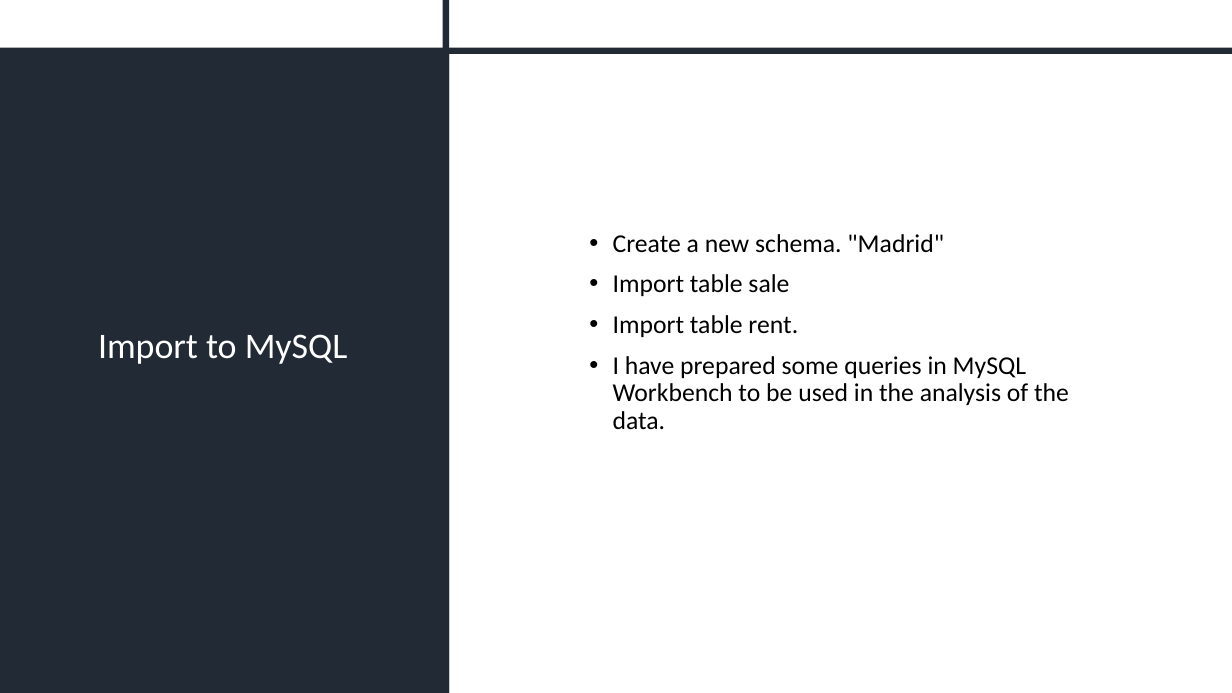
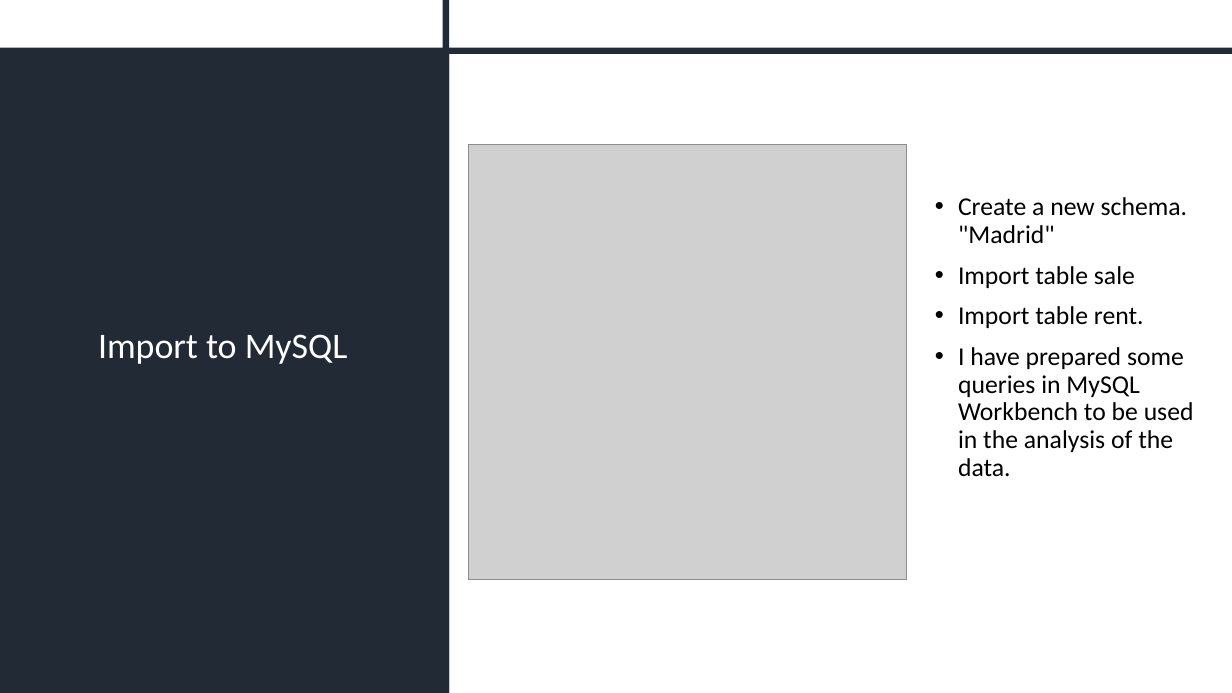
Before and after one commit to isra-st/NewPoPUpStore, a slide deck: slide 8 of New PopUpStore.pptx. Drawn at 1232x693 pixels with LibreOffice and Linux fonts; fonts in the diff are those of the drawing; grey boxes stand for pictures. Boxes give left, top, right and bottom in pixels: in the first picture for what was removed or moved away, otherwise in the second. Text is boxed around its words. In the diff, an @@ line names an element or a change of style, - is before the commit and + after.

```diff
--- a/New PopUpStore.pptx
+++ b/New PopUpStore.pptx
@@ picture added at (469, 144, 907, 579) @@
@@ text "Create a new schema. "Madrid"" rewrapped from (613, 234, 1069, 430) to (958, 197, 1194, 476) @@
```
Also in this commit, not shown: 4 other slides changed, 3 slides added, 3 other files.
